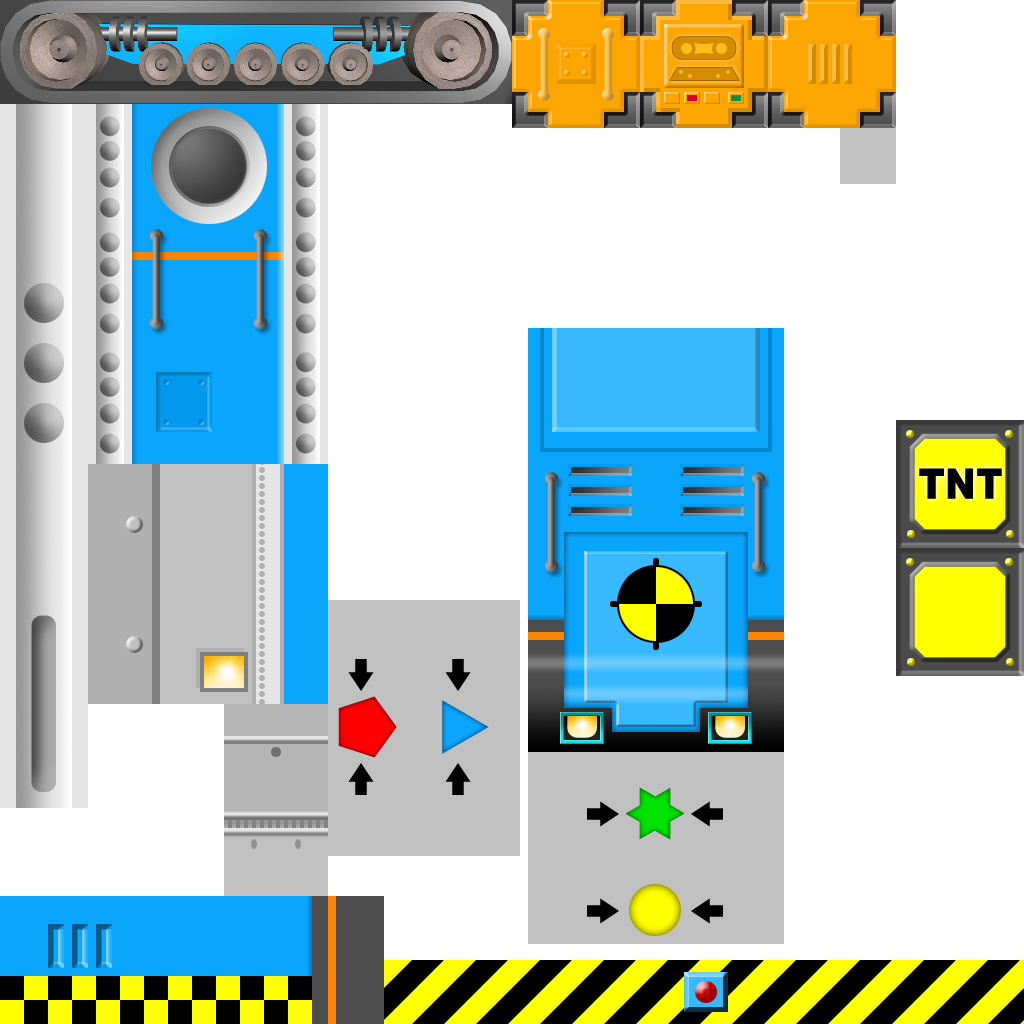
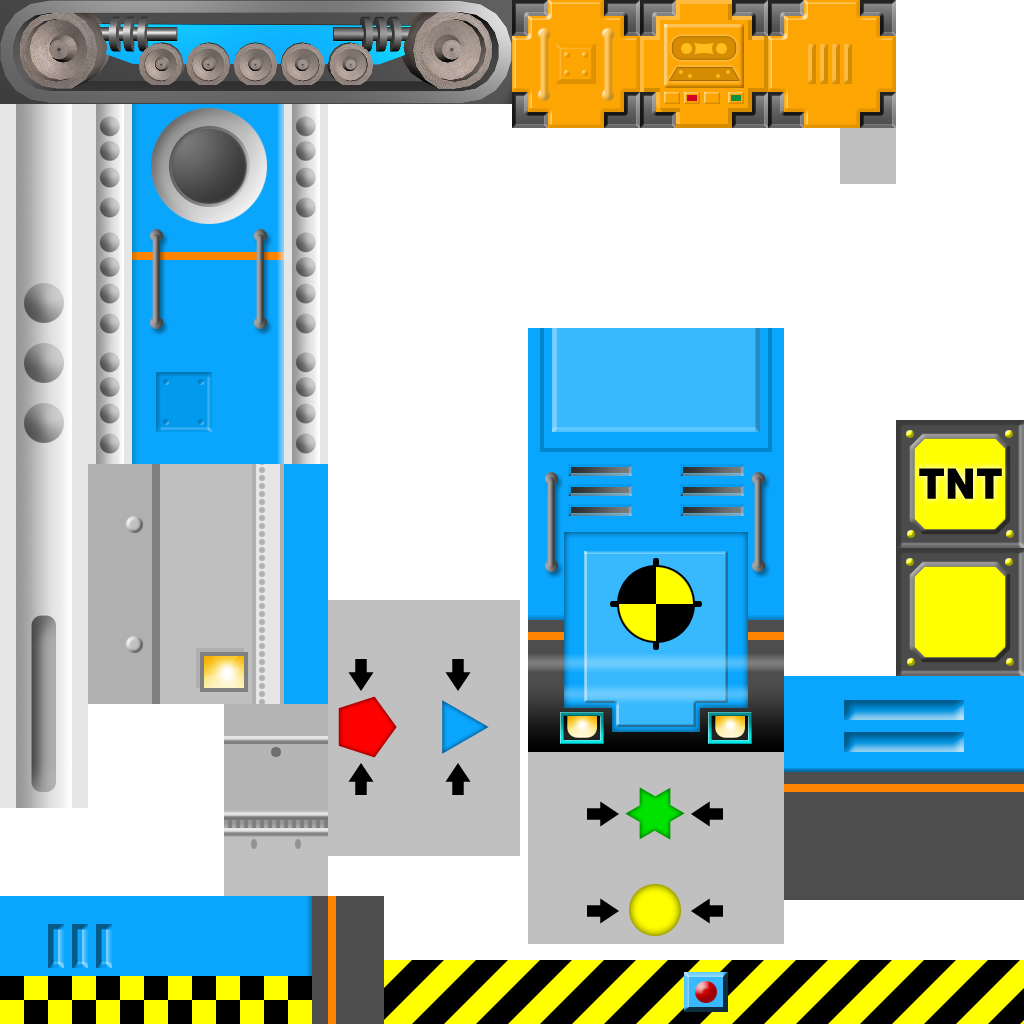
Layered file, before and after one edit (1024x1024). Changes by layer:
added layer "15" above "14" over [784, 676, 1024, 900]
